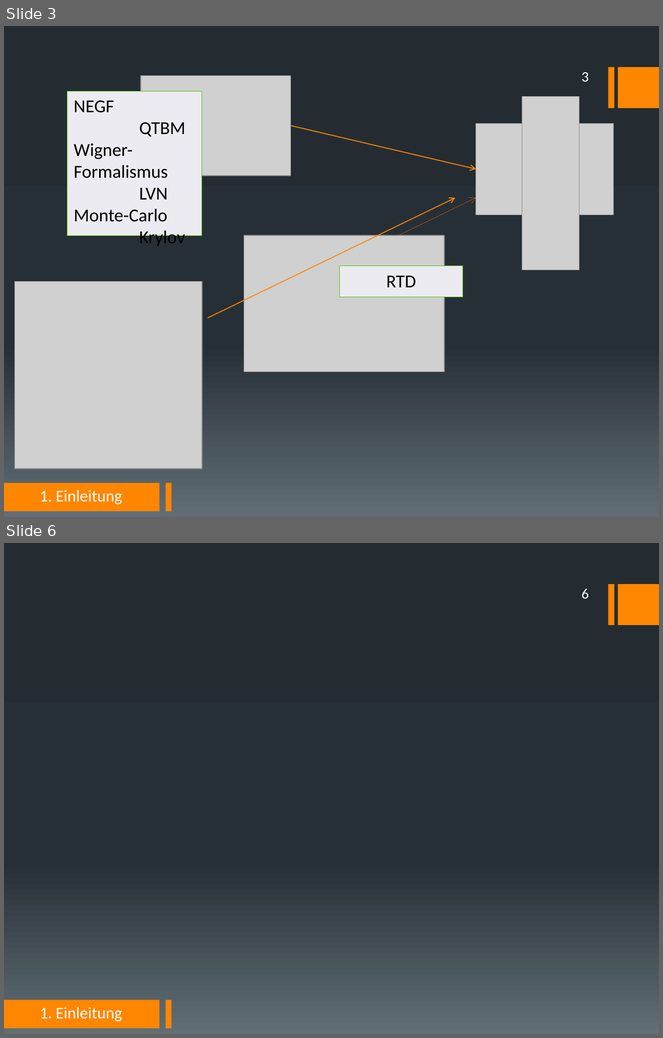
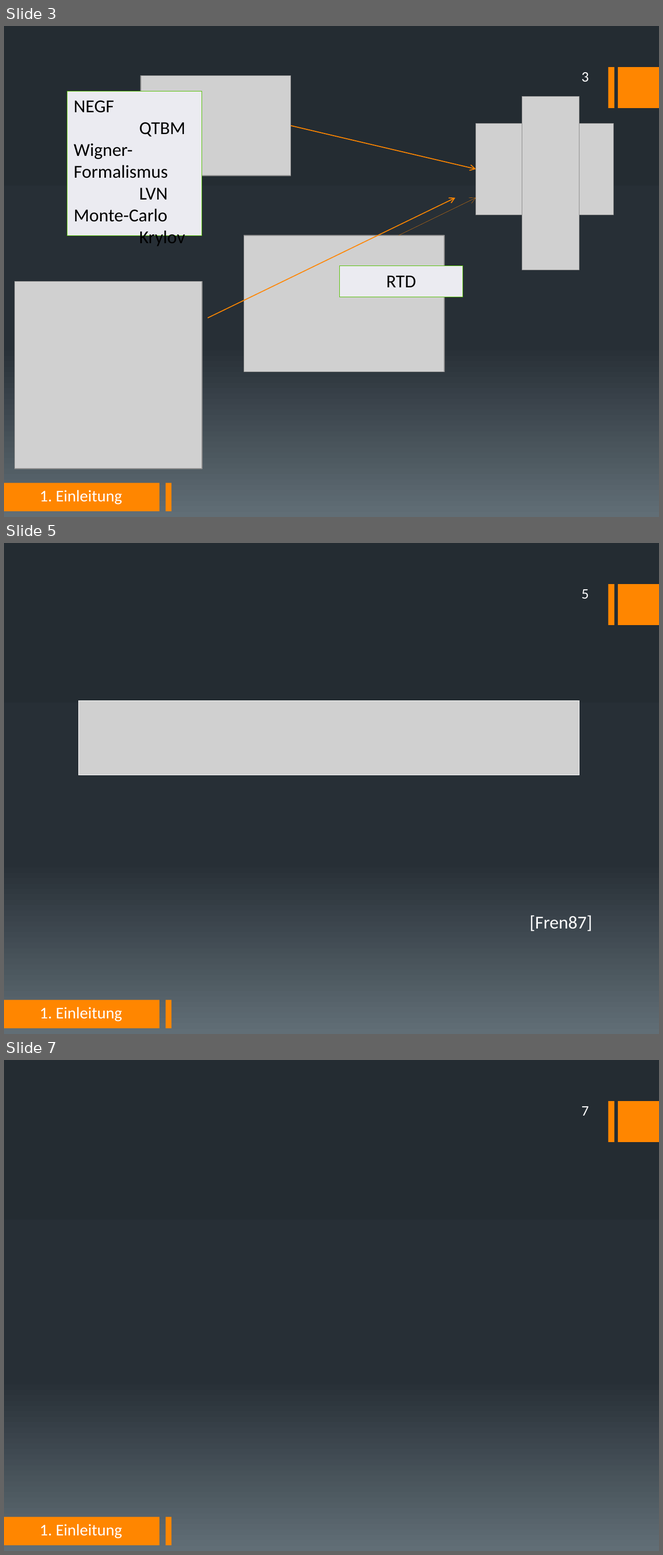
Before and after one commit to DerKleineGauss/Masterarbeit, a slide deck: Abschlussvortrag/Präsentation.pptx. Shown one above the other, each under a label of ours: slides 3 and 6 before the commit, slides 3, 5 and 7 after it; the slides between them are not shown. The pictures are 663x1038 and 663x1555 pixels, drawn with LibreOffice and Linux fonts; fonts in the diff are those of the drawing; grey boxes stand for pictures. Boxes give left, top, right and bottom in pixels: in the first picture for what was removed or moved away, otherwise in the second. Text is boxed around its words. In the diff, an @@ line names an element or a change of style, - is before the commit and + after.

```diff
--- a/Abschlussvortrag/Präsentation.pptx
+++ b/Abschlussvortrag/Präsentation.pptx
@@ slide 5 added at [4,543,659,1034], background gradient #242C33 to #273037 to #636D76; not listed: 4 template elements that a slide beside it also shows @@
@@ page number added at [582,589,589,599], 16 pt, text #FFFFFF @@
+5
@@ picture added at [79,701,579,775] @@
@@ text added at [530,915,593,931], 20 pt, text #FFFFFF @@
+[Fren87]
@@ text added at [40,1007,123,1022], 18 pt, text #FFFFFF @@
+1. Einleitung
@@ what was slide 6 is now slide 7 @@
@@ page number at [582,1106,589,1116]: text changed @@
-6
+7
```
Also in this commit, not shown: 2 slides changed, 3 other slides added, 16 other files.
